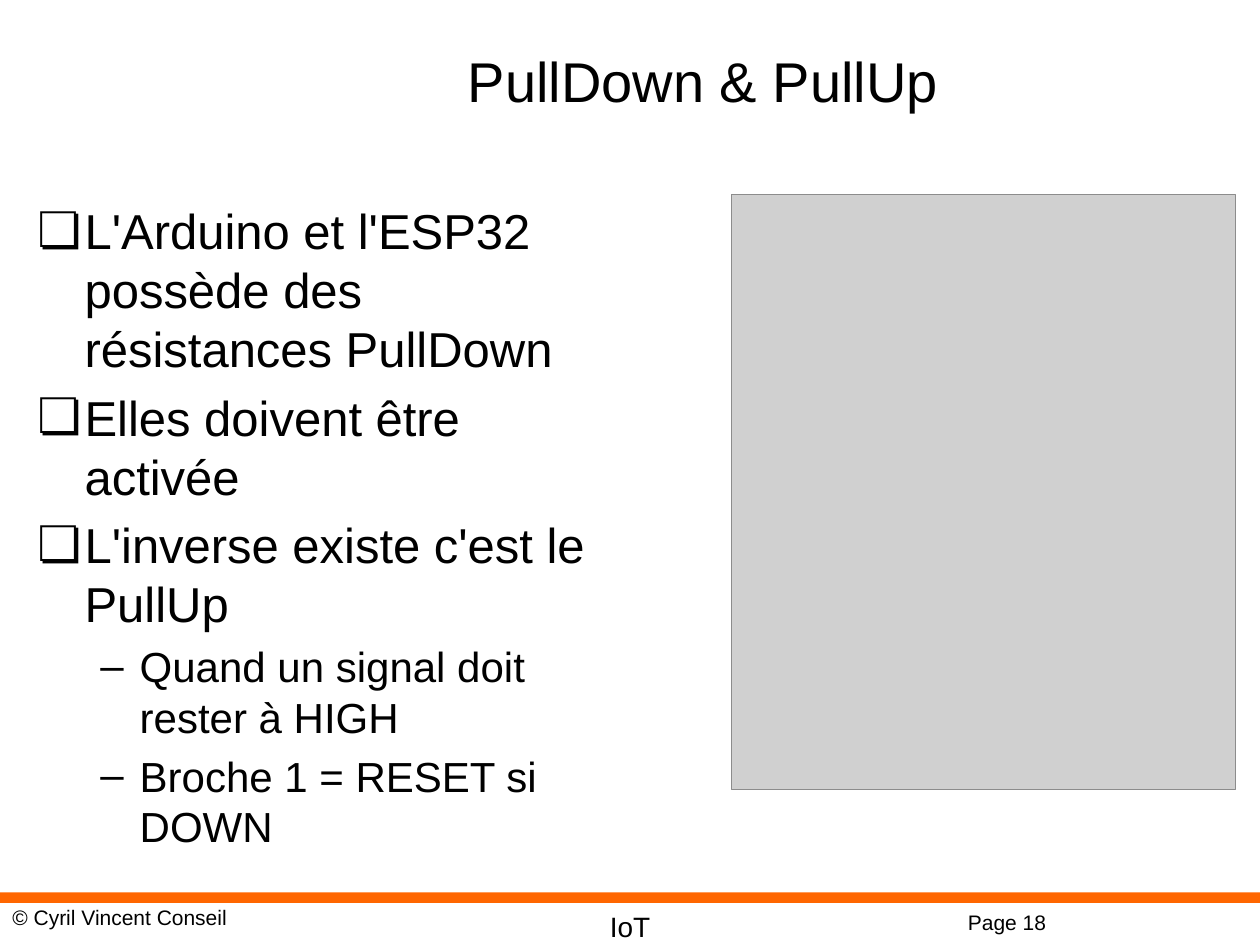
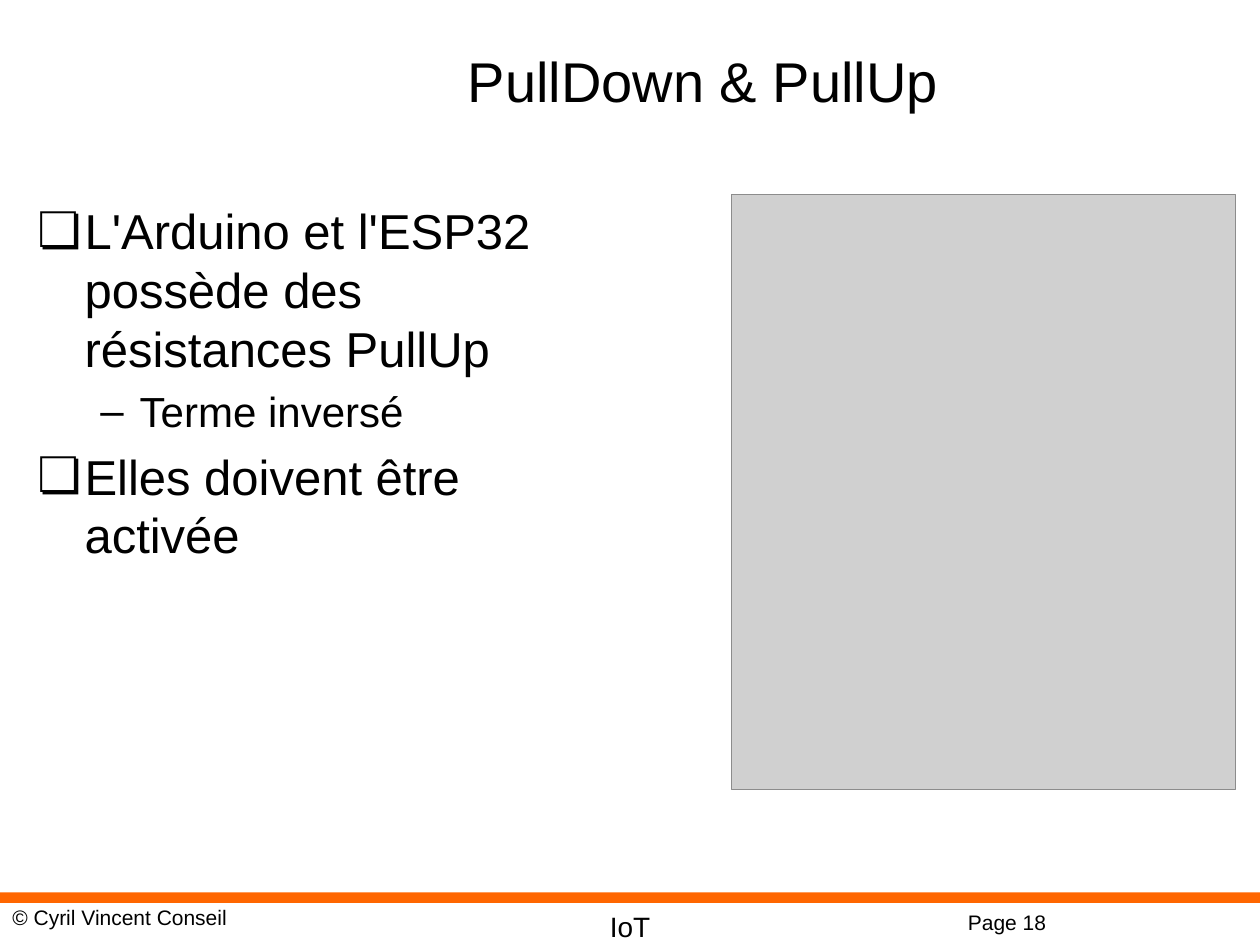
Before and after one commit to cyrilvincent/IoT, a slide deck: slide 18 of ppt/IoT03-ArduinoCabling.pptx. Drawn at 1260x945 pixels with LibreOffice and Linux fonts; fonts in the diff are those of the drawing; grey boxes stand for pictures; background and template pictures are left out. Boxes give left, top, right and bottom in pixels: in the first picture for what was removed or moved away, otherwise in the second. Text is boxed around its words. In the diff, an @@ line names an element or a change of style, - is before the commit and + after.

```diff
--- a/ppt/IoT03-ArduinoCabling.pptx
+++ b/ppt/IoT03-ArduinoCabling.pptx
@@ text at [85, 213, 531, 428]: text changed @@
-❏ L'Arduino et l'ESP32 possède des résistances PullDown
+❏ L'Arduino et l'ESP32 possède des résistances PullUp
+  – Terme inversé
@@ text at [85, 527, 585, 843]: paragraphs removed @@
-❏ L'inverse existe c'est le PullUp
-  – Quand un signal doit rester à HIGH
-  – Broche 1 = RESET si DOWN
```
Also in this commit, not shown: 1 other slide changed, 10 other files.
